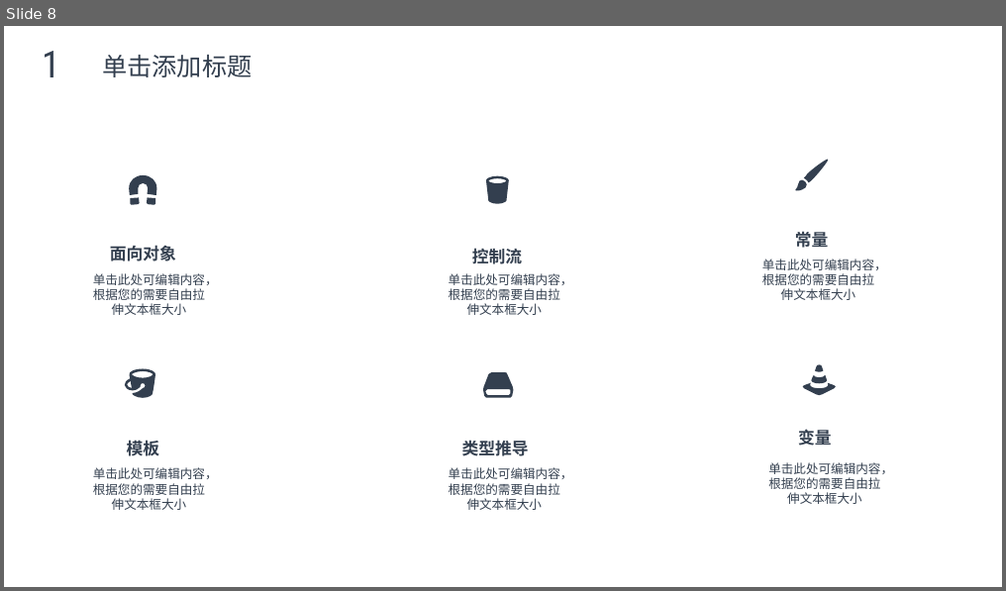
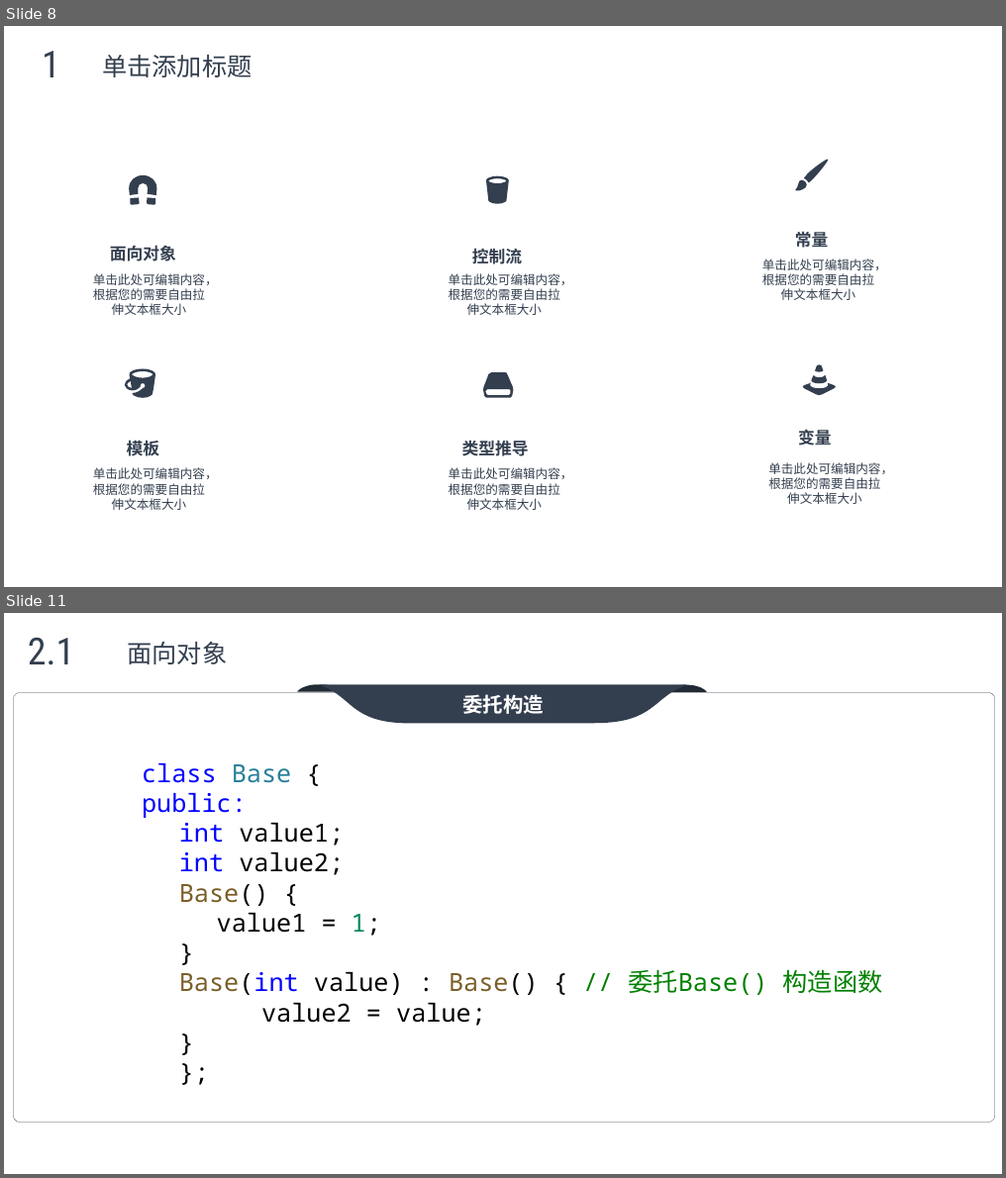
Before and after one commit to max4sharing/modern_cpp, a slide deck: C++11.pptx. Shown one above the other, each under a label of ours: slide 8 before the commit, slides 8 and 11 after it; the slides between them are not shown. The pictures are 1006x591 and 1006x1178 pixels, drawn with LibreOffice and Linux fonts; fonts in the diff are those of the drawing; background and template pictures are left out. Boxes give left, top, right and bottom in pixels: in the first picture for what was removed or moved away, otherwise in the second. Text is boxed around its words. In the diff, an @@ line names an element or a change of style, - is before the commit and + after.

```diff
--- a/C++11.pptx
+++ b/C++11.pptx
@@ slide 11 added at <box>4,613,1002,1174</box>, background picture (left out) @@
@@ text added at <box>28,637,74,664</box>, 36 pt, text #333F4F @@
+2.1
@@ text added at <box>128,642,228,664</box>, 24 pt, text #333F4F @@
+面向对象
@@ group added at <box>14,685,995,1122</box>: 3 freeform shapes, 1 rounded rectangle @@
+委托构造
@@ text added at <box>142,763,883,1026</box>, 24 pt, text #000000 @@
+class Base {
+public:
+  int value1;
+  int value2;
+  Base() {
+    value1 = 1;
+  }
+  Base(int value) : Base() { // 委托Base() 构造函数
+    value2 = value;
+  }
+};
```
Also in this commit, not shown: 3 slides changed, 6 other slides added, 4 slides removed.
